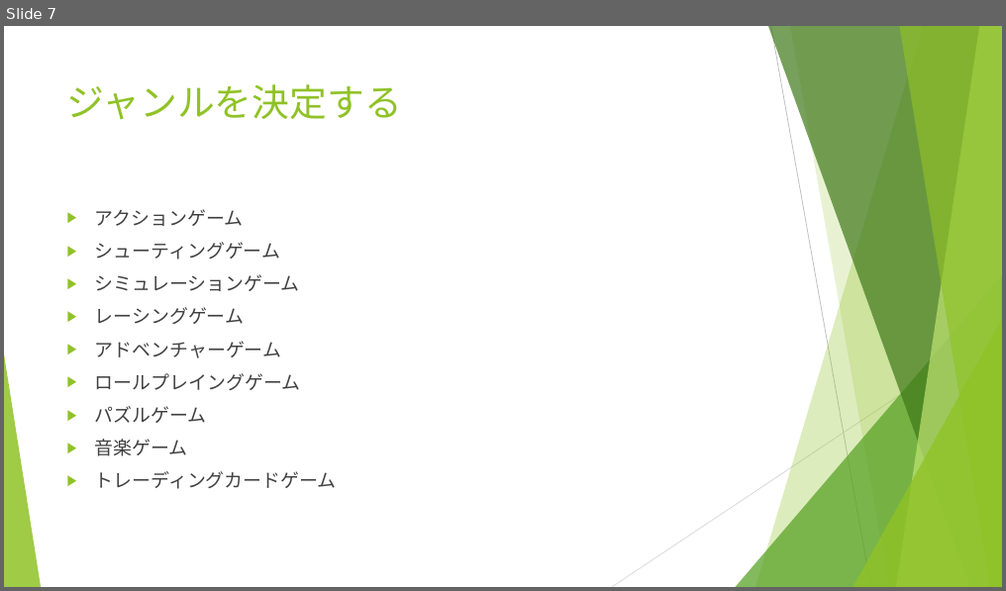
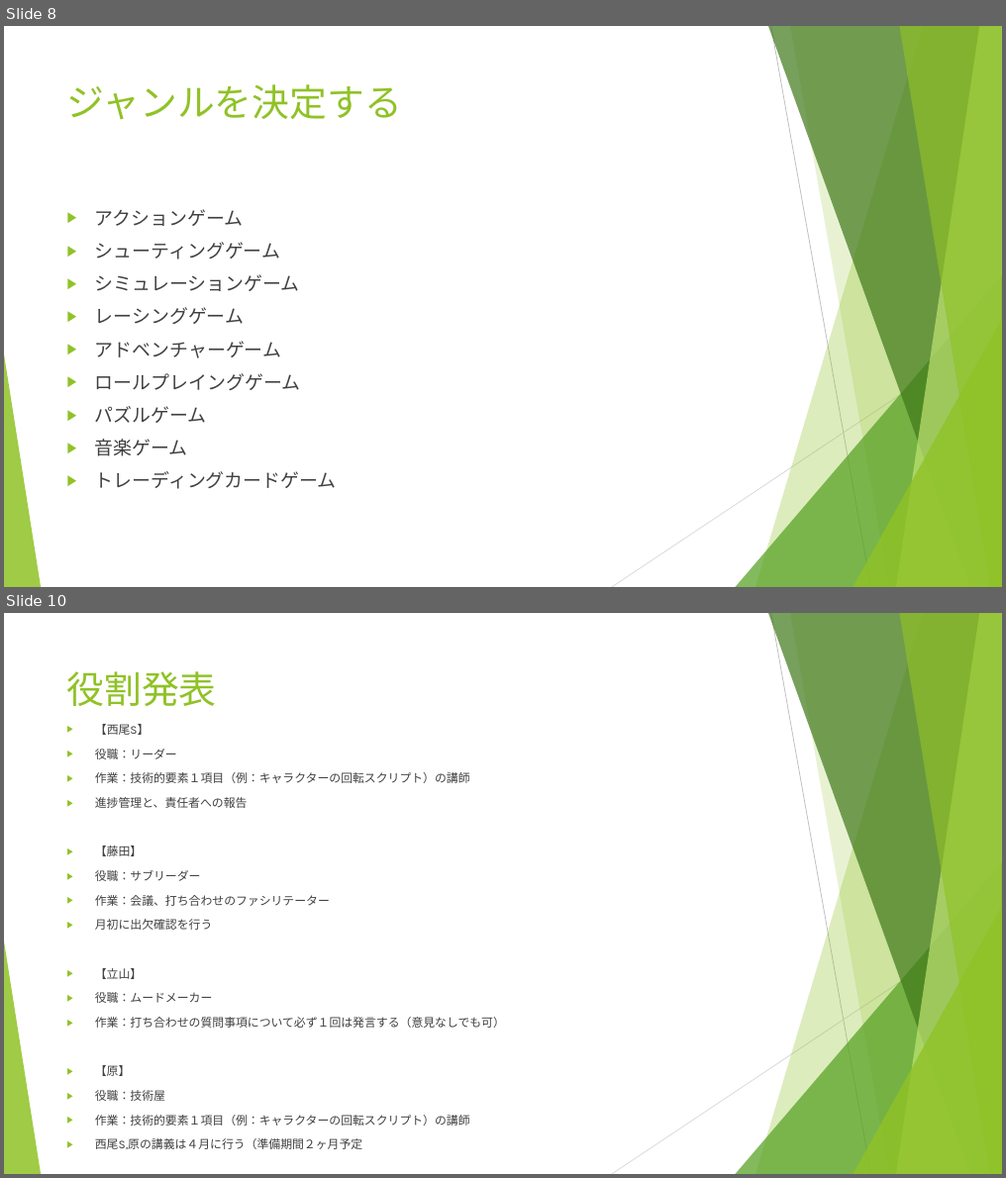
Before and after one commit to hirane/gameTraining, a slide deck: 99_研修資料/第一回/研修資料.pptx. Shown one above the other, each under a label of ours: slide 7 before the commit, slides 8 and 10 after it; the slides between them are not shown. The pictures are 1006x591 and 1006x1178 pixels, drawn with LibreOffice and Linux fonts; fonts in the diff are those of the drawing. Boxes give left, top, right and bottom in pixels: in the first picture for what was removed or moved away, otherwise in the second. Text is boxed around its words. In the diff, an @@ line names an element or a change of style, - is before the commit and + after.

```diff
--- a/99_研修資料/第一回/研修資料.pptx
+++ b/99_研修資料/第一回/研修資料.pptx
@@ slide 10 added at (4, 613, 1002, 1174), background #FFFFFF; not listed: 10 template elements that a slide beside it also shows @@
@@ title added at (67, 671, 217, 706), 36 pt, text #90C226 @@
+役割発表
@@ text added at (95, 724, 505, 1150), 11.2 pt, text #404040 @@
+▶ 【西尾S】
+▶ 役職：リーダー
+▶ 作業：技術的要素１項目（例：キャラクターの回転スクリプト）の講師
+▶ 進捗管理と、責任者への報告
+▶ 【藤田】
+▶ 役職：サブリーダー
+▶ 作業：会議、打ち合わせのファシリテーター
+▶ 月初に出欠確認を行う
+▶ 【立山】
+▶ 役職：ムードメーカー
+▶ 作業：打ち合わせの質問事項について必ず１回は発言する（意見なしでも可）
+▶ 【原】
+▶ 役職：技術屋
+▶ 作業：技術的要素１項目（例：キャラクターの回転スクリプト）の講師
+▶ 西尾S,原の講義は４月に行う（準備期間２ヶ月予定
@@ what was slide 7 is now slide 8 @@
```
Also in this commit, not shown: 2 slides changed, 6 other slides added, 2 other files.
